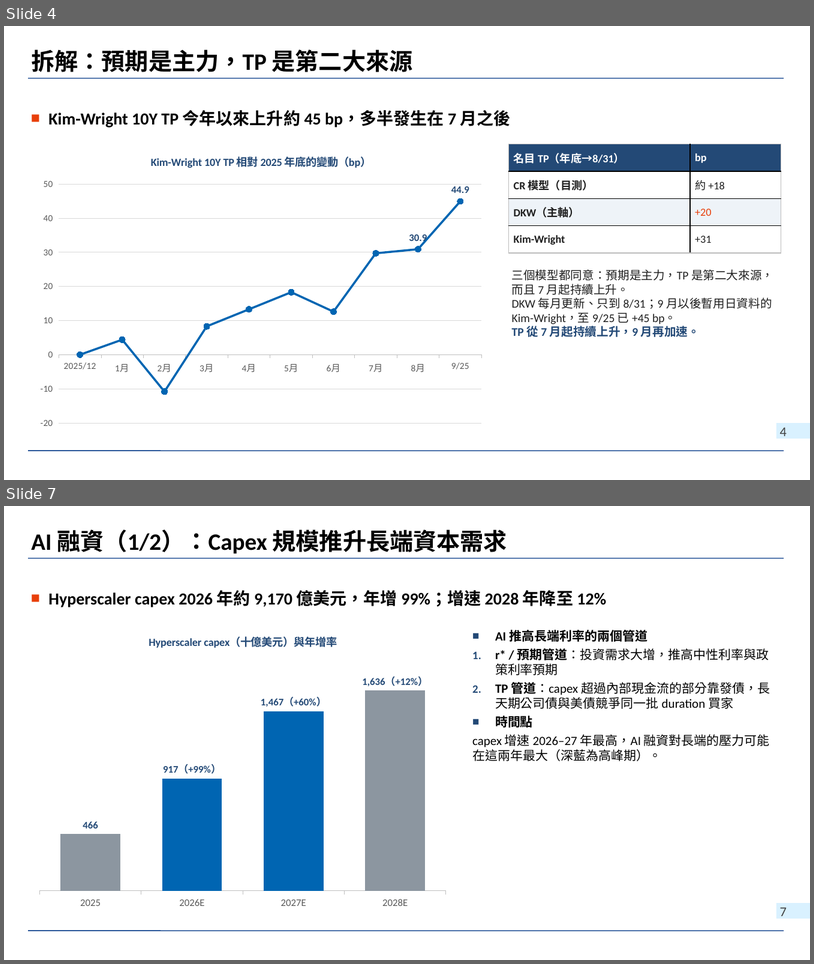
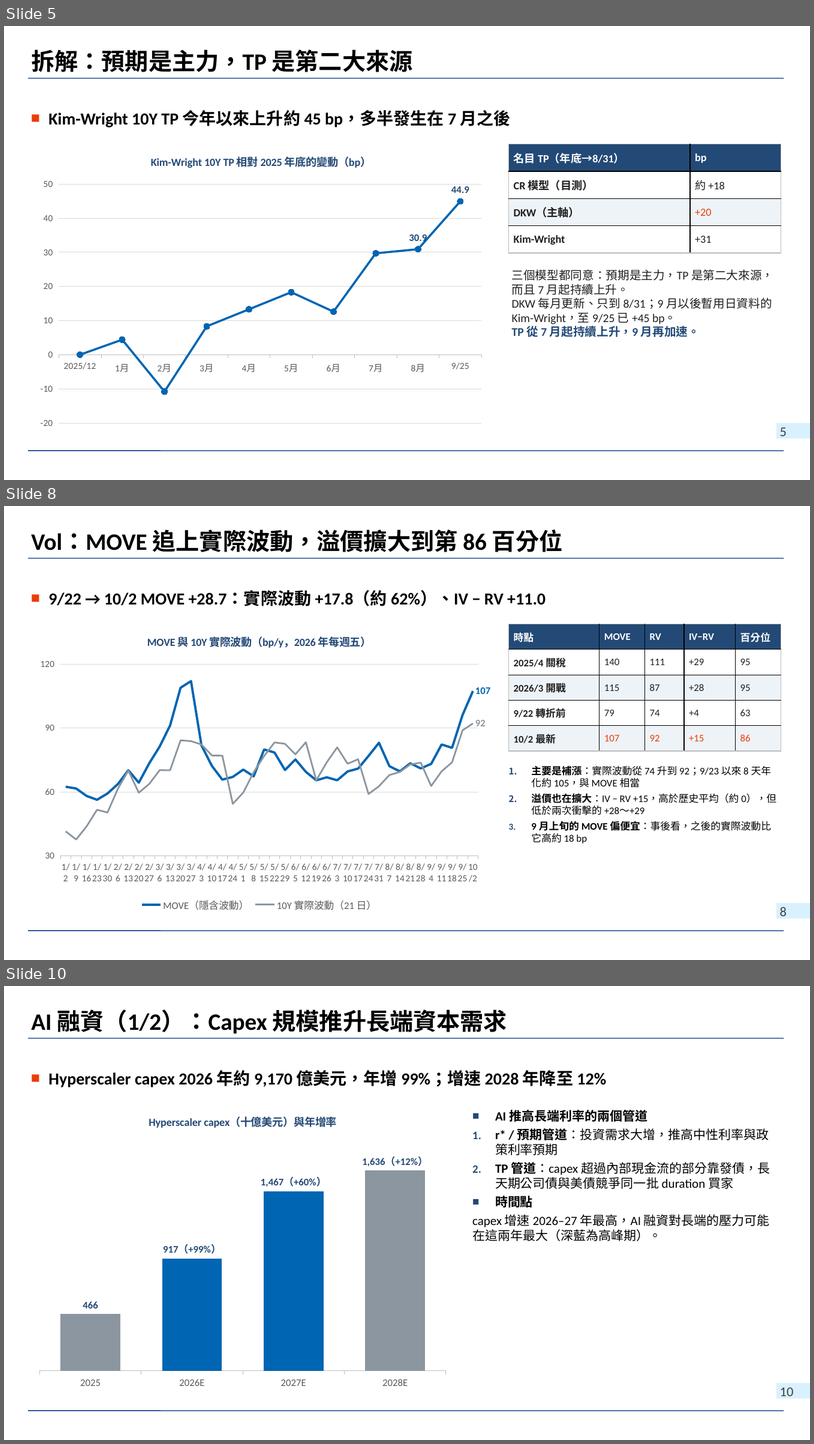
Before and after one commit to wlinoxox/US-Bond-Vol, a slide deck: slides/2026-10-03_us-treasury-vol-regime-change.pptx. Shown one above the other, each under a label of ours: slides 4 and 7 before the commit, slides 5, 8 and 10 after it; the slides between them are not shown. The pictures are 814x964 and 814x1444 pixels, drawn with LibreOffice and Linux fonts; fonts in the diff are those of the drawing; background and template pictures are left out. Boxes give left, top, right and bottom in pixels: in the first picture for what was removed or moved away, otherwise in the second. Text is boxed around its words. In the diff, an @@ line names an element or a change of style, - is before the commit and + after.

```diff
--- a/slides/2026-10-03_us-treasury-vol-regime-change.pptx
+++ b/slides/2026-10-03_us-treasury-vol-regime-change.pptx
@@ slide 8 added at [4, 506, 810, 960], background picture (left out); not listed: 3 template elements that a slide beside it also shows @@
@@ title added at [31, 529, 563, 552], 28 pt, text #000000, bold @@
+Vol：MOVE 追上實際波動，溢價擴大到第 86 百分位
@@ text added at [48, 591, 546, 606], 20 pt, text #000000, bold @@
+■ 9/22 → 10/2 MOVE +28.7：實際波動 +17.8（約 62%）、IV − RV +11.0
@@ line chart added at [31, 621, 491, 915] @@
+title "MOVE 與 10Y 實際波動（bp/y，2026 年每週五）"
+categories: 1/2, 1/9, 1/16, 1/23, 1/30, 2/6, 2/13, 2/20, 2/27, 3/6, 3/13, 3/20, 3/27, 4/3, 4/10, 4/17, 4/24, 5/1, 5/8, 5/15, 5/22, 5/29, 6/5, 6/12, 6/19, 6/26, 7/3, 7/10, 7/17, 7/24, 7/31, 8/7, 8/14, 8/21, 8/28, 9/4, 9/11, 9/18, 9/25, 10/2
+MOVE（隱含波動）: 62, 62, 58, 56, 59, 64, 70, 64, 73, 81, 91, 109, 112, 82, 72, 66, 67, 70, 67, 80, 78, 70, 75, 69, 65, 67, 65, 70, 71, 77, 83, 72, 70, 73, 71, 73, 82, 81, 96, 107
+10Y 實際波動（21 日）: 41, 38, 44, 52, 50, 61, 70, 60, 64, 70, 70, 84, 84, 82, 77, 77, 54, 60, 69, 77, 83, 83, 78, 83, 65, 74, 81, 73, 75, 59, 63, 68, 69, 73, 74, 63, 70, 74, 89, 92
@@ table added at [509, 624, 782, 751], 5 rows, 5 columns @@
+時點 | MOVE | RV | IV−RV | 百分位
+2025/4 關稅 | 140 | 111 | +29 | 95
+2026/3 開戰 | 115 | 87 | +28 | 95
+9/22 轉折前 | 79 | 74 | +4 | 63
+10/2 最新 | 107 | 92 | +15 | 86
@@ text added at [531, 765, 777, 843], 12 pt, text #000000 @@
+1. 主要是補漲：實際波動從 74 升到 92；9/23 以來 8 天年化約 105，與 MOVE 相當
+2. 溢價也在擴大：IV − RV +15，高於歷史平均（約 0），但低於兩次衝擊的 +28～+29
+3. 9 月上旬的 MOVE 偏便宜：事後看，之後的實際波動比它高約 18 bp
@@ what was slide 4 is now slide 5 @@
@@ page number at [780, 427, 787, 436]: text changed @@
-4
+5
@@ what was slide 7 is now slide 10 @@
@@ page number at [780, 1387, 794, 1396]: text changed @@
-7
+10
```
Also in this commit, not shown: 6 slides changed, 3 other slides added, 1 slide removed, 2 other files.
